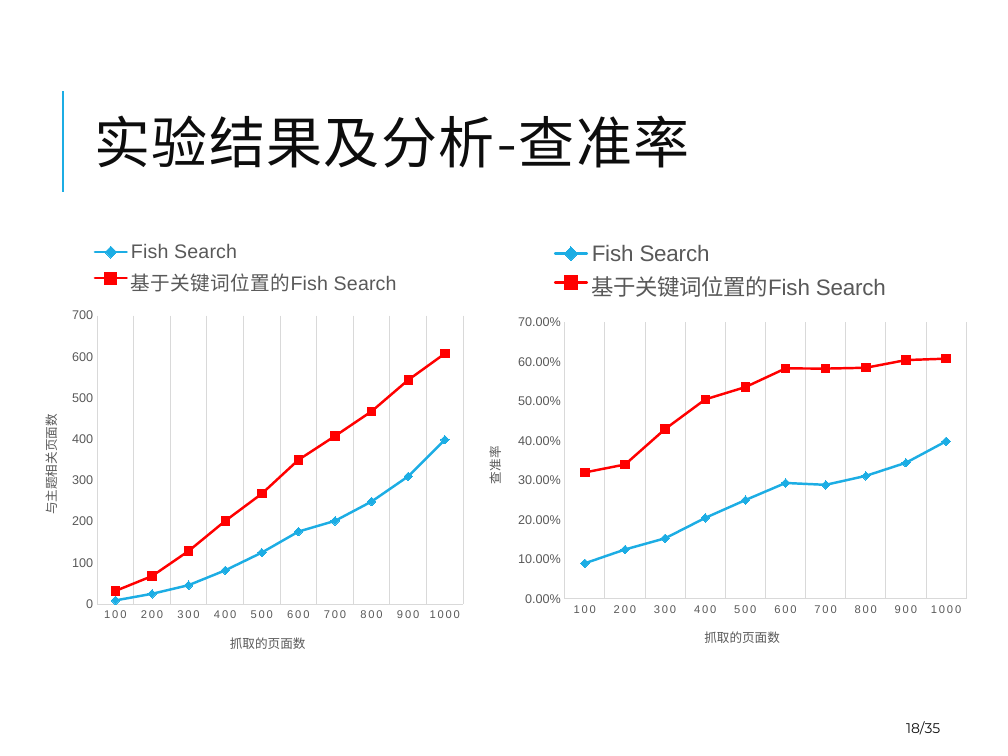
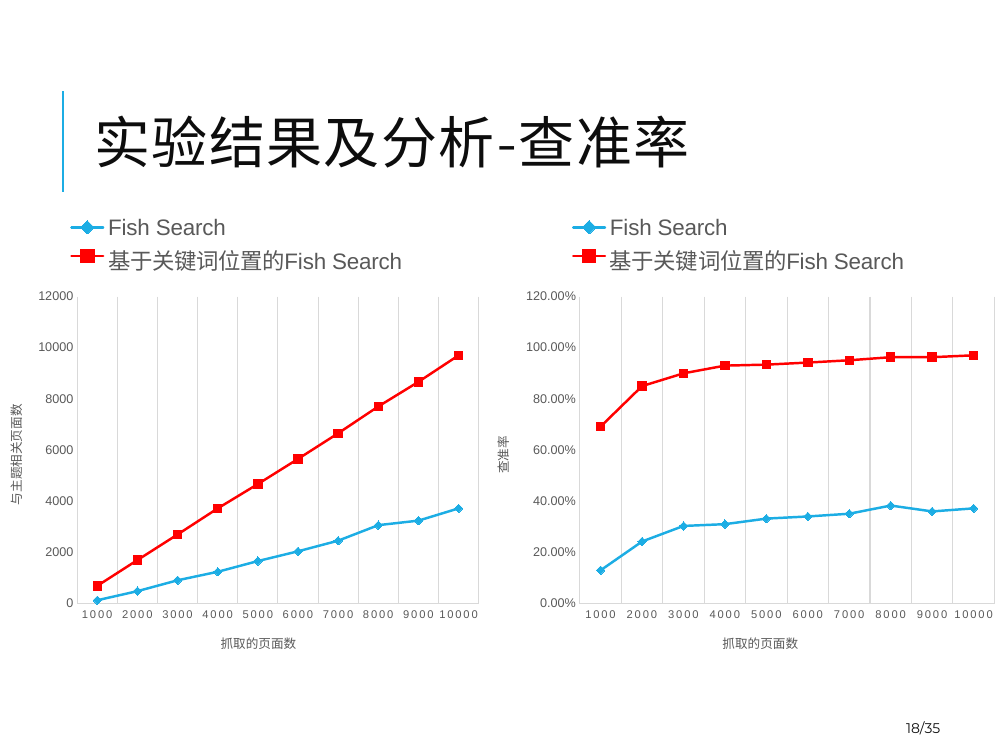
Before and after one commit to winniehajing/paper, a slide deck: slide 18 of 2012223040119-Defense-20150515-goahead.pptx. Drawn at 1008x756 pixels with LibreOffice and Linux fonts; fonts in the diff are those of the drawing. Boxes give left, top, right and bottom in pixels: in the first picture for what was removed or moved away, otherwise in the second. Text is boxed around its words. In the diff, an @@ line names an element or a change of style, - is before the commit and + after.

```diff
--- a/2012223040119-Defense-20150515-goahead.pptx
+++ b/2012223040119-Defense-20150515-goahead.pptx
@@ line chart at [0, 204, 489, 672] @@
-categories: 100, 200, 300, 400, 500, 600, 700, 800, 900, 1000
+categories: 1000, 2000, 3000, 4000, 5000, 6000, 7000, 8000, 9000, 10000
-Fish Search: 10, 20, 50, 80, 120, 180, 200, 250, 310, 400
+Fish Search: 100, 500, 900, 1200, 1700, 2000, 2500, 3100, 3200, 3700
-基于关键词位置的Fish Search: 30, 70, 130, 200, 270, 350, 410, 470, 540, 610
+基于关键词位置的Fish Search: 700, 1700, 2700, 3700, 4700, 5700, 6700, 7700, 8700, 9700
@@ legend changed @@
@@ line chart: place and size @@
-line chart at [20, 230, 473, 671]
+line chart at [0, 204, 489, 672]
@@ line chart at [473, 204, 1006, 672] @@
-categories: 100, 200, 300, 400, 500, 600, 700, 800, 900, 1000
+categories: 1000, 2000, 3000, 4000, 5000, 6000, 7000, 8000, 9000, 10000
-Fish Search: 0.09, 0.12, 0.15, 0.2, 0.25, 0.29, 0.29, 0.31, 0.34, 0.4
+Fish Search: 0.13, 0.24, 0.3, 0.31, 0.33, 0.34, 0.35, 0.38, 0.36, 0.37
-基于关键词位置的Fish Search: 0.32, 0.34, 0.43, 0.51, 0.54, 0.58, 0.58, 0.58, 0.6, 0.61
+基于关键词位置的Fish Search: 0.69, 0.85, 0.9, 0.93, 0.93, 0.94, 0.95, 0.96, 0.96, 0.97
@@ line chart: place and size @@
-line chart at [465, 230, 977, 666]
+line chart at [473, 204, 1006, 672]
```
Also in this commit, not shown: 19 other slides changed, 8 slides added, 1 slide removed, 5 other files.
